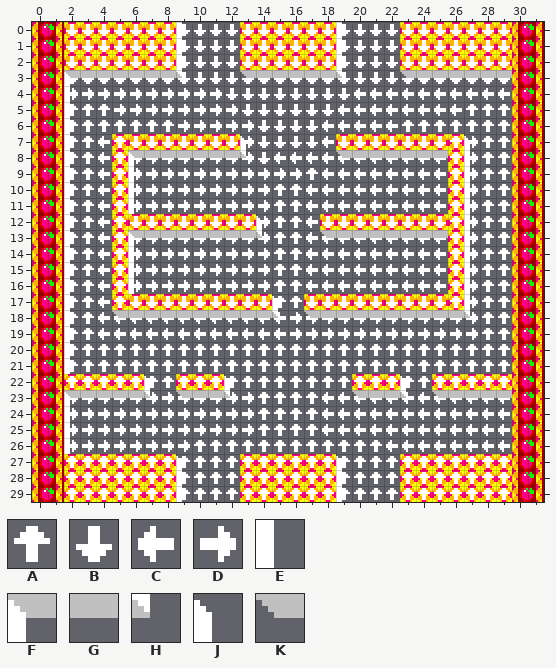
Two versions of a level (Tiled map (JSON), BubbleBobble/Assets/Levels/Level3.json). Above: the version before the commit.
Cells are 8x8 px. Shown: x 0..31, y 0..29.
Key: from "Directions": A 0, B 1, C 2, D 3; from "MapShadowsTileSet": E 0, F 1, G 2, H 3, J 4, K 5.
_ is an empty cell.
Layers that did not change in this view are not listed.
Layer "DirectionalLayer" before, first column x 0:
 1 __BBBBBBBBBBBBBBBBBBBBBBBBBBBB__
 2 __BBBBBBBBBBBBBBBBBBBBBBBBBBBB__
 3 __BBBBBBBBBBBBBBBBBBBBBBBBBBBB__
 4 __DDDDDDDDDDBBBBBBBBCCCCCCCCCC__
 5 __AAADDDDDDDDBBBBBBCCCCCCCCAAA__
 6 __AAAAAAADDDDDBBBBCCCCCAAAAAAA__
 7 __AACABBBBBBBDBBBBCBBBBBBBADAA__
 8 __AACADDDDDDDDBCCCCCCCCCCCADAA__
 9 __AACADDDDDDDDDDDACCCCCCCCADAA__
10 __AACADDDDDDDDDAACCCCCCCCCADAA__
11 __AACADDDDDDDDDAACCCCCCCCCADAA__
12 __AACABBBBBBBBDAACBBBBBBBBADAA__
13 __AACADDDDDDDDDAACCCCCCCCCADAA__
14 __AACADDDDDDDDDAACCCCCCCCCADAA__
15 __AACADDDDDDDDDAACCCCCCCCCADAA__
16 __AACADDDDDDDDDAACCCCCCCCCADAA__
17 __AACABBBBBBBBBAABBBBBBBBBADAA__
18 __AACCCCCCCCCCCCDDDDDDDDDDDDAA__
19 __AACCCCCCCCCCCCDDDDDDDDDDDDAA__
20 __AAAAAAAAAAAAAAAAAAAAAAAAAAAA__
21 __AAAAAAAAAAAAAAAAAAAAAAAAAAAA__
22 __AAAAAAAAAAAAAAAAAAAAAAAAAAAA__
23 __DDDDDDDDDDDDAAAACCCCCCCCCCCC__
24 __DDDDDDDDDDDDAAAACCCCCCCCCCCC__
25 __DDDDDDDDDDDDAAAACCCCCCCCCCCC__
26 __DDDDDDDDAAAAAAAAAAAACCCCCCCC__
27 __AAAAAAAAAAAAAAAAAAAAAAAAAAAA__
28 __AAAAAAAAAAAAAAAAAAAAAAAAAAAA__
29 __AAAAAAAAAAAAAAAAAAAAAAAAAAAA__
Layer "ShadowLayer" before, first column x 0:
 0 _________E_________E____________
 1 _________E_________E____________
 2 _________E_________E____________
 3 __FGGGGGGH___KGGGGGH___KGGGGGG__
 4 __E_____________________________
 5 __E_____________________________
 6 __E_____________________________
 7 __E__________J_____________J____
 8 __E___FGGGGGGH_____KGGGGGG_E____
 9 __E___E____________________E____
10 __E___E____________________E____
11 __E___E____________________E____
12 __E___________J____________E____
13 __E___FGGGGGGGH___KGGGGGGG_E____
14 __E___E____________________E____
15 __E___E____________________E____
16 __E___E____________________E____
17 __E____________J___________E____
18 __E__KGGGGGGGGGH_KGGGGGGGGGH____
19 __E_____________________________
20 __E_____________________________
21 __E_____________________________
22 _______J____J__________J________
23 __FGGGGH_KGGH_______KGGH_KGGGG__
24 __E_____________________________
25 __E_____________________________
26 __E_____________________________
27 _________J_________J____________
28 _________E_________E____________
29 _________E_________E____________
After:
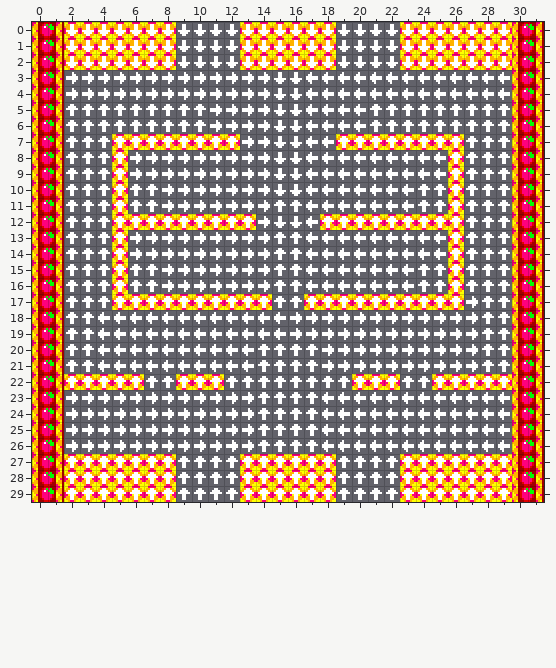
The edit:
Changed rows in their new state; . is an unchanged cell.
Layer "DirectionalLayer":
first column x 2:
 3 DDDDDDDDDDDDD..CCCCCCCCCCCCC
 4 ..........DDD..CCC..........
 5 ...AAAAAA..DD..CC..AAAAAA...
 6 .......AA...D..C...AA.......
 7 ..A.AAAAAAA.D..C.AAAAAAA.A..
 8 ..A.........DBB..........A..
 9 ..A..........BBC.........A..
10 ..A.AA.......BB.......AA.A..
11 ..A.AA................AA.A..
12 ..A.AAAAAAAA.BB.AAAAAAAA.A..
13 ..A......................A..
14 ..A......................A..
15 ..A.AA................AA.A..
16 ..A.AA................AA.A..
17 ..A.AAAAAAAAA..AAAAAAAAA....
20 ..CCCCCCCCCC....DDDDDDDDDD..
21 ..CCCCCCCCCC....DDDDDDDDDD..
first column x 10:
26 DDDD....CCCC
Layer "ShadowLayer" (now hidden):
first column x 2:
 0 ......._........._..........
 1 ......._........._..........
 2 ......._........._..........
 3 ________..._______..._______
 4 _...........................
 5 _...........................
 6 _...........................
 7 _.........._............._..
 8 _...________....._______._..
 9 _..._...................._..
10 _..._...................._..
11 _..._...................._..
12 _..........._............_..
13 _..._________...________._..
14 _..._...................._..
15 _..._...................._..
16 _..._...................._..
17 _............_..........._..
18 _..___________.___________..
19 _...........................
20 _...........................
21 _...........................
22 ....._...._.........._......
23 ______.____.......____._____
24 _...........................
25 _...........................
26 _...........................
27 ......._........._..........
28 ......._........._..........
29 ......._........._..........
Changed places in both pictures, as pixel boxes (x1, y1, x2, y2):
changed: (64, 22, 512, 502)
